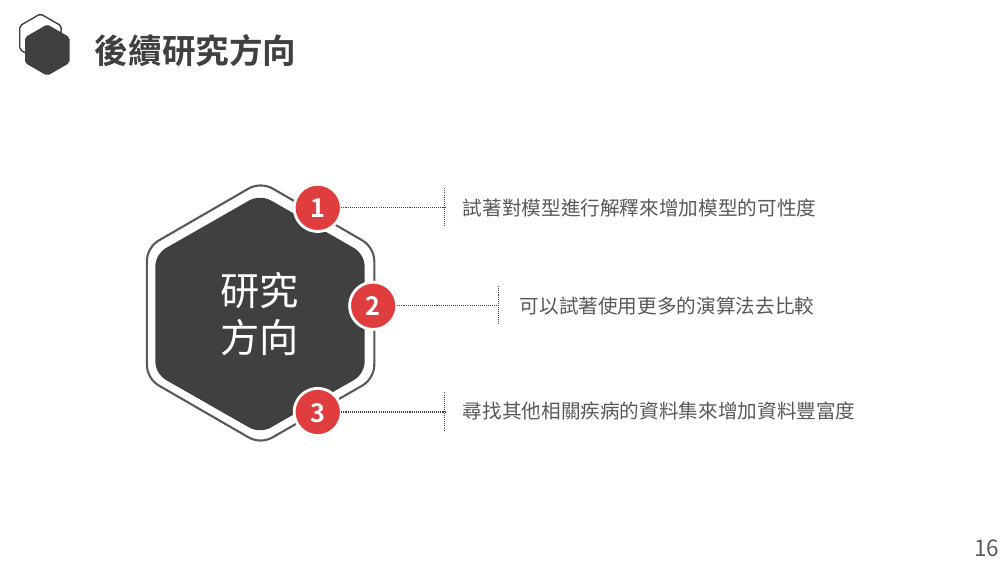
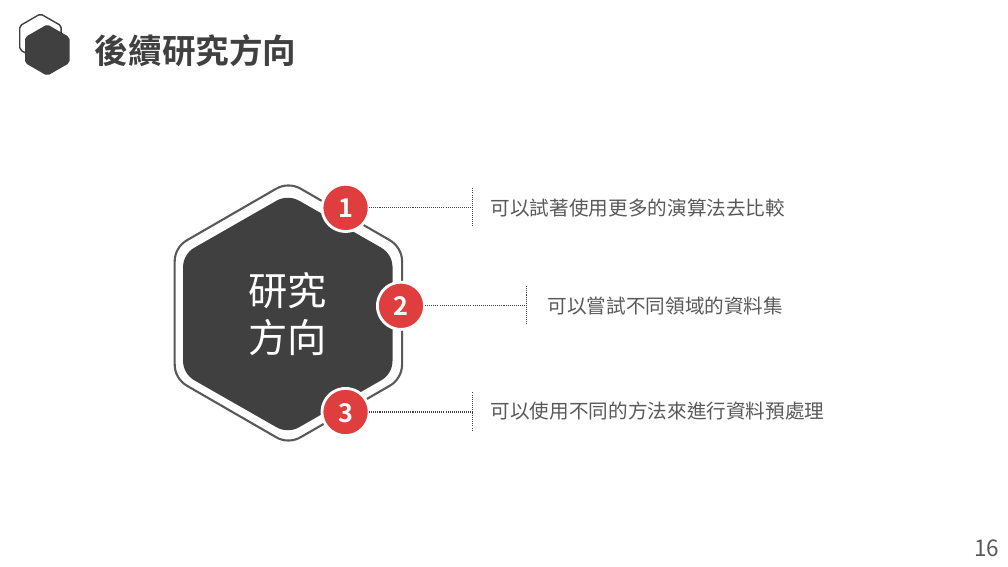
Before and after one commit to Lcwei-0708/lcwei-0708.github.io, a slide deck: slide 24 of data/paper/運用意見探勘技術於類別不平衡資料集/運用意見探勘技術於類別不平衡資料集.pptx (slide 22 before the commit). Drawn at 1008x567 pixels with LibreOffice and Linux fonts; fonts in the diff are those of the drawing. Boxes give left, top, right and bottom in pixels: in the first picture for what was removed or moved away, otherwise in the second. Text is boxed around its words. In the diff, an @@ line names an element or a change of style, - is before the commit and + after.

```diff
--- a/data/paper/運用意見探勘技術於類別不平衡資料集/運用意見探勘技術於類別不平衡資料集.pptx
+++ b/data/paper/運用意見探勘技術於類別不平衡資料集/運用意見探勘技術於類別不平衡資料集.pptx
@@ text at bbox=[491, 198, 785, 217]: text changed @@
-試著對模型進行解釋來增加模型的可性度
+可以試著使用更多的演算法去比較
@@ text at bbox=[548, 296, 784, 315]: text changed @@
-可以試著使用更多的演算法去比較
+可以嘗試不同領域的資料集
@@ 3 lines, 2 ellipses, 1 freeform shape: place and size @@
-3 lines, 2 ellipses, 1 freeform shape at bbox=[147, 184, 499, 441]
+3 lines, 2 ellipses, 1 freeform shape at bbox=[175, 184, 526, 441]
@@ 3 lines, 1 text, 1 ellipse, 1 freeform shape: place and size @@
-3 lines, 1 text, 1 ellipse, 1 freeform shape at bbox=[156, 198, 499, 431]
+3 lines, 1 text, 1 ellipse, 1 freeform shape at bbox=[183, 198, 526, 431]
@@ text at bbox=[491, 401, 825, 420]: text changed @@
-尋找其他相關疾病的資料集來增加資料豐富度
+可以使用不同的方法來進行資料預處理
```
Also in this commit, not shown: 3 other slides changed, 19 slides added, 17 slides removed, 1 other file.
